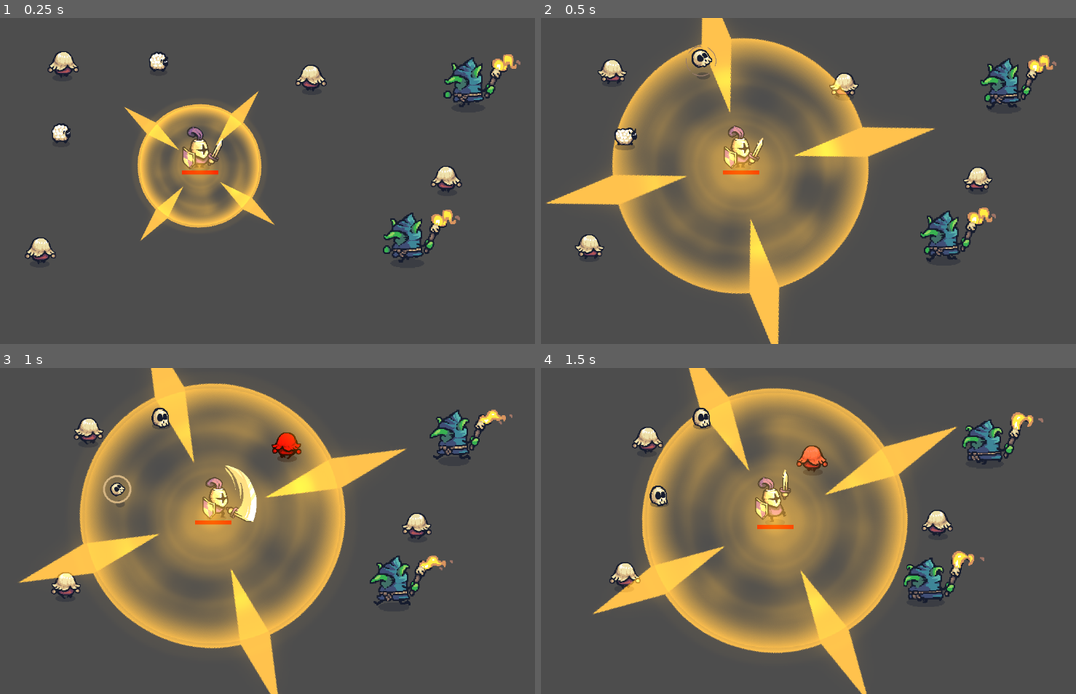
Above: before the commit, frames 1-4 (two rows, left to right).
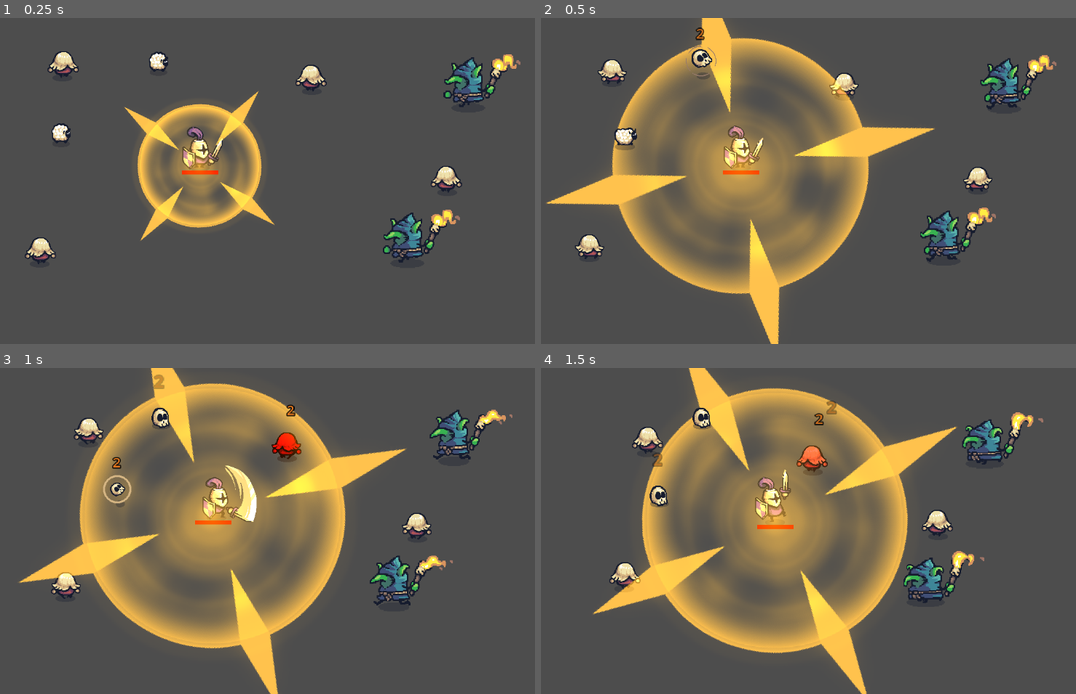
Above: after the commit, the same moments.

Repository: KarinaGante/BootcampSantander
Game: Godot game, scene res://Test Scenes/testBattle.tscn
Same seed, same stepped clock (60 frames per second), same inputs: the game is played once before the commit and once after it. This scene is started directly instead of the project's main scene.
Inputs (mouse positions are in pixels of both pictures, inside the frame that each line leads up to):
- Up to frame 1 (0.25 s): no input
- Up to frame 2 (0.5 s): no input
- Up to frame 3 (1 s): move the mouse to (406, 514) at 0.52 s; hold D (move_right) from 0.53 s (still down); click (406, 514) at 0.6 s
- Up to frame 4 (1.5 s): move the mouse to (701, 547) at 1.27 s; release D (move_right) at 1.28 s; hold S (move_down) from 1.28 s (still down); click (701, 547) at 1.35 s

Frame 1 is identical in both runs. In frame 2, less than 0.1% of the frame differs, in the area x 28-31%, y 2-7%; in frame 3, 0.2%; in frame 4, 0.2%, in the area x 20-56%, y 10-31%.

Commit message:
Mostrando o dano nos inimigos (marker, animation, label)

Diff:
--- a/Game Design com Godot/Tiny Swords/enemies/enemy.gd
+++ b/Game Design com Godot/Tiny Swords/enemies/enemy.gd
@@ -3,6 +3,13 @@
 
 @export var health: int = 10
 @export var deathPrefab: PackedScene
+
+@onready var damageDigitMarker = $DamageDigitMarker
+
+var digitDamagePrefab: PackedScene
+
+func _ready():
+	digitDamagePrefab = preload("res://misc/damageDigit.tscn")
 
 func damage(amount: int) -> void:
 	health -= amount
@@ -13,8 +20,18 @@
 	tween.set_ease(Tween.EASE_IN)
 	tween.set_trans(Tween.TRANS_QUINT)
 	tween.tween_property(self, "modulate", Color.WHITE, 0.3)
+	# tween = abreviacao de between (entre coisas) no sentido de A até B
 
-	# tween = abreviacao de between (entre coisas) no sentido de A até B
+	# criar damage digit
+	var damageDigit = digitDamagePrefab.instantiate()
+	damageDigit.value = amount
+
+	if damageDigitMarker:
+		damageDigit.global_position = damageDigitMarker.global_position
+	else:
+		damageDigit.global_position = global_position
+
+	get_parent().add_child(damageDigit)
 
 	# processar morte
 	if health <= 0:
--- a/Game Design com Godot/Tiny Swords/enemies/goblin.tscn
+++ b/Game Design com Godot/Tiny Swords/enemies/goblin.tscn
@@ -81,3 +81,6 @@
 [node name="FollowPlayer" type="Node" parent="."]
 script = ExtResource("4_hhrro")
 speed = 0.4
+
+[node name="DamageDigitMarker" type="Marker2D" parent="."]
+position = Vector2(0, -59.6905)
--- a/Game Design com Godot/Tiny Swords/enemies/pawn.tscn
+++ b/Game Design com Godot/Tiny Swords/enemies/pawn.tscn
@@ -78,3 +78,6 @@
 [node name="FollowPlayer" type="Node" parent="."]
 script = ExtResource("1_n3w6a")
 speed = 0.8
+
+[node name="DamageDigitMarker" type="Marker2D" parent="."]
+position = Vector2(0, -55)
--- a/Game Design com Godot/Tiny Swords/enemies/sheep.tscn
+++ b/Game Design com Godot/Tiny Swords/enemies/sheep.tscn
@@ -79,3 +79,6 @@
 [node name="FollowPlayer" type="Node" parent="."]
 script = ExtResource("4_fi4yi")
 speed = 1.8
+
+[node name="DamageDigitMarker" type="Marker2D" parent="."]
+position = Vector2(0, -48)
--- /dev/null
+++ b/Game Design com Godot/Tiny Swords/misc/damageDigit.gd
@@ -0,0 +1,6 @@
+extends Node2D
+
+var value: int = 0
+
+func _ready():
+	%Label.text = str(value)
--- /dev/null
+++ b/Game Design com Godot/Tiny Swords/misc/damageDigit.tscn
@@ -0,0 +1,139 @@
+[gd_scene load_steps=7 format=3 uid="uid://vkcurn2y8mfo"]
+
+[ext_resource type="Script" path="res://misc/damageDigit.gd" id="1_gxt0w"]
+
+[sub_resource type="SystemFont" id="SystemFont_k4tgc"]
+font_names = PackedStringArray("BERNIER™ SHADE")
+
+[sub_resource type="LabelSettings" id="LabelSettings_d36jg"]
+font = SubResource("SystemFont_k4tgc")
+font_size = 26
+font_color = Color(1, 0.5215, 0.13, 1)
+outline_size = 8
+outline_color = Color(0, 0, 0, 1)
+
+[sub_resource type="Animation" id="Animation_ftcqf"]
+resource_name = "default"
+tracks/0/type = "value"
+tracks/0/imported = false
+tracks/0/enabled = true
+tracks/0/path = NodePath(".:position")
+tracks/0/interp = 1
+tracks/0/loop_wrap = true
+tracks/0/keys = {
+"times": PackedFloat32Array(0, 1),
+"transitions": PackedFloat32Array(0.101531, 1),
+"update": 0,
+"values": [Vector2(0, -10), Vector2(0, -20)]
+}
+tracks/1/type = "value"
+tracks/1/imported = false
+tracks/1/enabled = true
+tracks/1/path = NodePath(".:scale")
+tracks/1/interp = 1
+tracks/1/loop_wrap = true
+tracks/1/keys = {
+"times": PackedFloat32Array(0, 1),
+"transitions": PackedFloat32Array(1, 0.22),
+"update": 0,
+"values": [Vector2(1, 1), Vector2(1.4, 1.4)]
+}
+tracks/2/type = "value"
+tracks/2/imported = false
+tracks/2/enabled = true
+tracks/2/path = NodePath(".:modulate")
+tracks/2/interp = 1
+tracks/2/loop_wrap = true
+tracks/2/keys = {
+"times": PackedFloat32Array(0, 1),
+"transitions": PackedFloat32Array(1, 4.59479),
+"update": 0,
+"values": [Color(1, 1, 1, 1), Color(1, 1, 1, 0)]
+}
+tracks/3/type = "method"
+tracks/3/imported = false
+tracks/3/enabled = true
+tracks/3/path = NodePath("..")
+tracks/3/interp = 1
+tracks/3/loop_wrap = true
+tracks/3/keys = {
+"times": PackedFloat32Array(1),
+"transitions": PackedFloat32Array(1),
+"values": [{
+"args": [],
+"method": &"queue_free"
+}]
+}
+
+[sub_resource type="Animation" id="Animation_irotk"]
+length = 0.001
+tracks/0/type = "value"
+tracks/0/imported = false
+tracks/0/enabled = true
+tracks/0/path = NodePath(".:position")
+tracks/0/interp = 1
+tracks/0/loop_wrap = true
+tracks/0/keys = {
+"times": PackedFloat32Array(0),
+"transitions": PackedFloat32Array(1),
+"update": 0,
+"values": [Vector2(0, 0)]
+}
+tracks/1/type = "value"
+tracks/1/imported = false
+tracks/1/enabled = true
+tracks/1/path = NodePath(".:scale")
+tracks/1/interp = 1
+tracks/1/loop_wrap = true
+tracks/1/keys = {
+"times": PackedFloat32Array(0),
+"transitions": PackedFloat32Array(1),
+"update": 0,
+"values": [Vector2(1, 1)]
+}
+tracks/2/type = "value"
+tracks/2/imported = false
+tracks/2/enabled = true
+tracks/2/path = NodePath(".:modulate")
+tracks/2/interp = 1
+tracks/2/loop_wrap = true
+tracks/2/keys = {
+"times": PackedFloat32Array(0),
+"transitions": PackedFloat32Array(1),
+"update": 0,
+"values": [Color(1, 1, 1, 1)]
+}
+
+[sub_resource type="AnimationLibrary" id="AnimationLibrary_fso1l"]
+_data = {
+"RESET": SubResource("Animation_irotk"),
+"default": SubResource("Animation_ftcqf")
+}
+
+[node name="DamageDigit" type="Node2D"]
+script = ExtResource("1_gxt0w")
+
+[node name="Node2D" type="Node2D" parent="."]
+
+[node name="Label" type="Label" parent="Node2D"]
+unique_name_in_owner = true
+anchors_preset = 7
+anchor_left = 0.5
+anchor_top = 1.0
+anchor_right = 0.5
+anchor_bottom = 1.0
+offset_left = -20.0
+offset_top = -31.0
+offset_right = 20.0
+grow_horizontal = 2
+grow_vertical = 0
+text = "999"
+label_settings = SubResource("LabelSettings_d36jg")
+horizontal_alignment = 1
+vertical_alignment = 1
+
+[node name="AnimationPlayer" type="AnimationPlayer" parent="Node2D"]
+libraries = {
+"": SubResource("AnimationLibrary_fso1l")
+}
+autoplay = "default"
